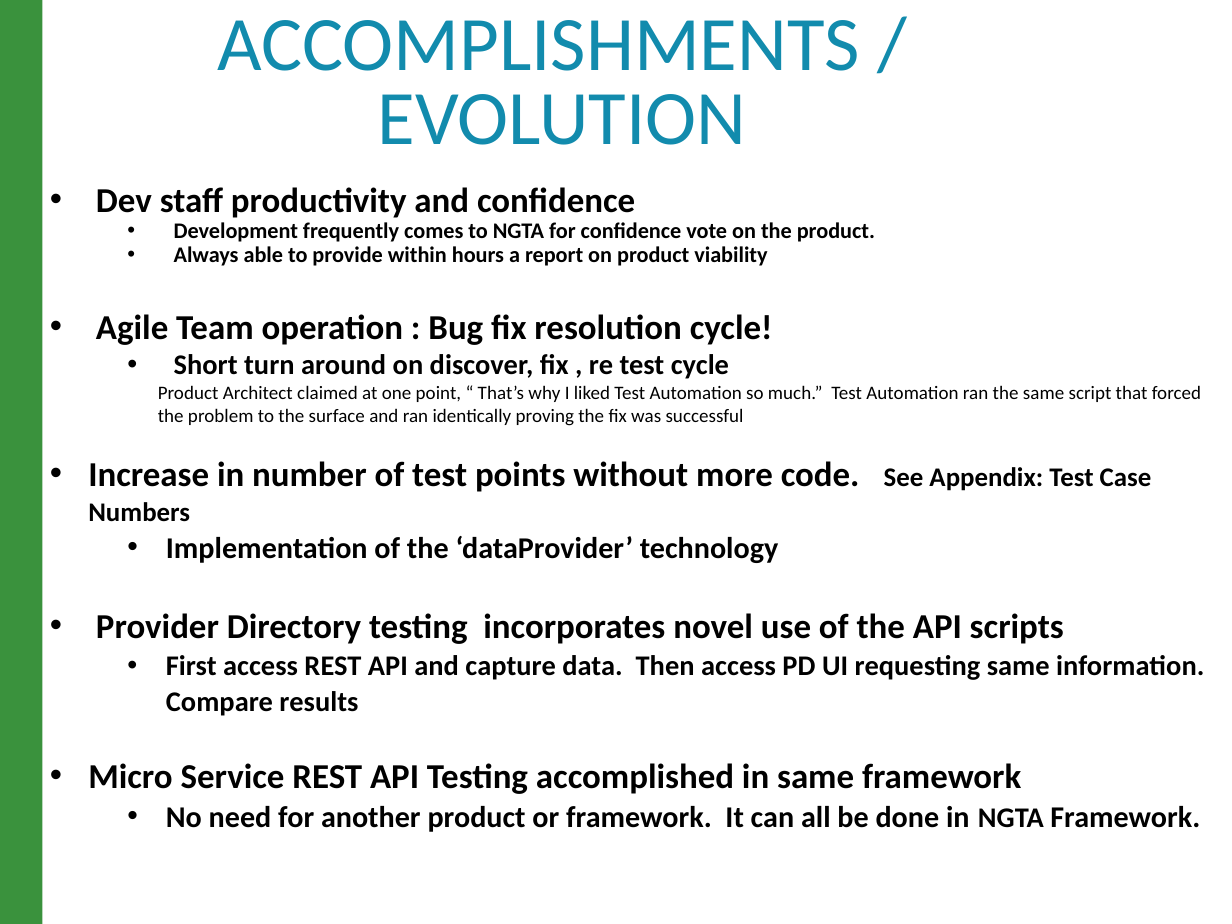
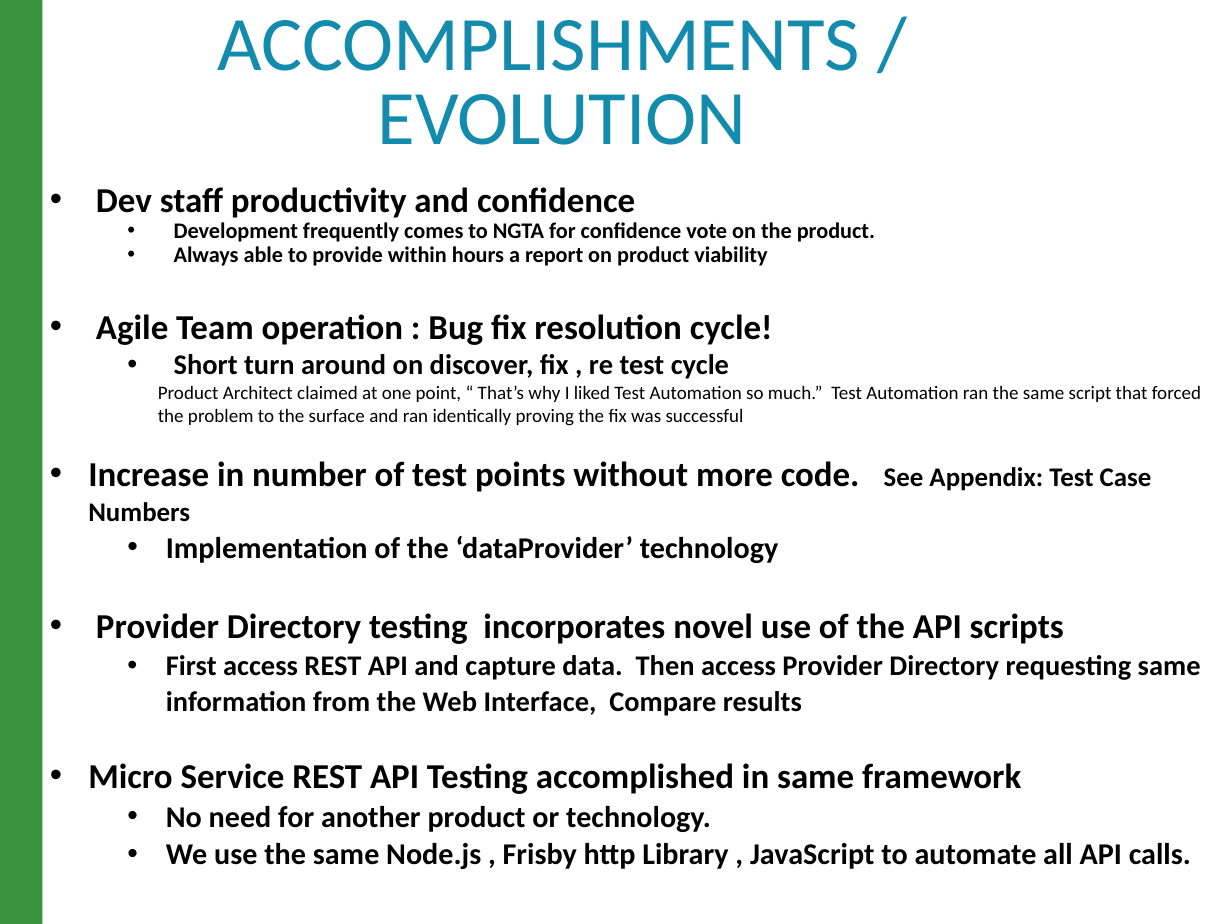
Before and after one commit to raghav9329/mainProf, a slide deck: slide 5 of CurrentWork_Delta/CX_StrategyPowerPoint.pptx. Drawn at 1232x924 pixels with LibreOffice and Linux fonts; fonts in the diff are those of the drawing. Boxes give left, top, right and bottom in pixels: in the first picture for what was removed or moved away, otherwise in the second. Text is boxed around its words. In the diff, an @@ line names an element or a change of style, - is before the commit and + after.

Commit message:
4/19/18 Capture of work

```diff
--- a/CurrentWork_Delta/CX_StrategyPowerPoint.pptx
+++ b/CurrentWork_Delta/CX_StrategyPowerPoint.pptx
@@ text at (x1=166, y1=655, x2=1201, y2=716): text changed @@
-  • First access REST API and capture data. Then access PD UI requesting same information. Compare results
+  • First access REST API and capture data. Then access Provider Directory requesting same information from the Web Interface, Compare results
@@ text at (x1=166, y1=806, x2=1191, y2=869): text changed @@
-  • No need for another product or framework. It can all be done in NGTA Framework.
+  • No need for another product or technology.
+  • We use the same Node.js , Frisby http Library , JavaScript to automate all API calls.
```
Also in this commit, not shown: 2 other slides changed, 1 slide added, 1 slide removed, 5 other files.
